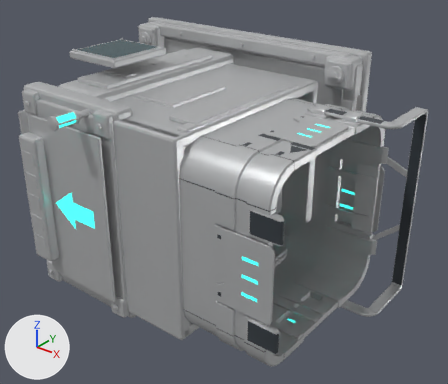
A saved change to the OBJ model assets/models/SM_TeleporterItemInput.obj.
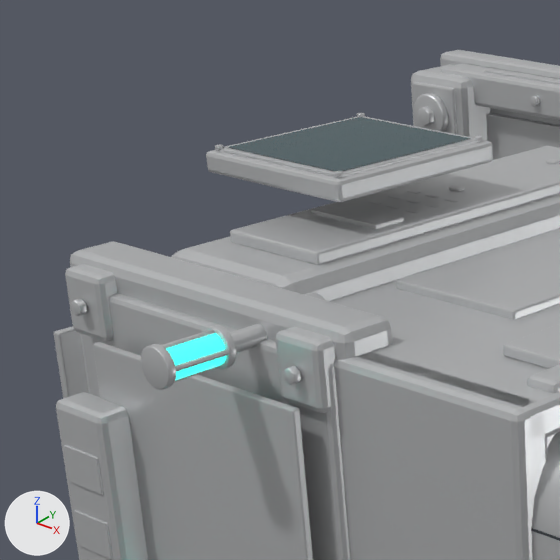
Each version appears first whole from a 50 mm camera at (463.0, -645.0, 301.0) aimed at (63.0, -146.0, -9.0), and next in a close-up on the part from 0% to 42% of the width and 0% to 49% of the height. Lighting does not change. The marker at lower left points along +X, +Y and +Z. The last two pictures show the newer version. Where no turn or scale is listed for an object, it has been applied to the vertices.

The first close-up shows 'SM_TeleporterItemInput'.
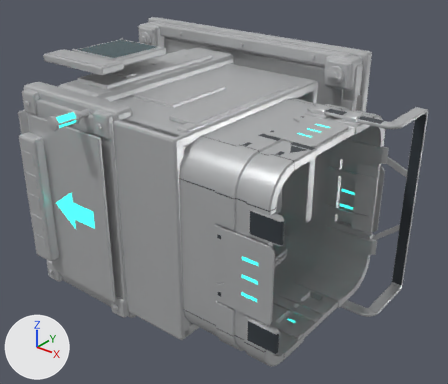
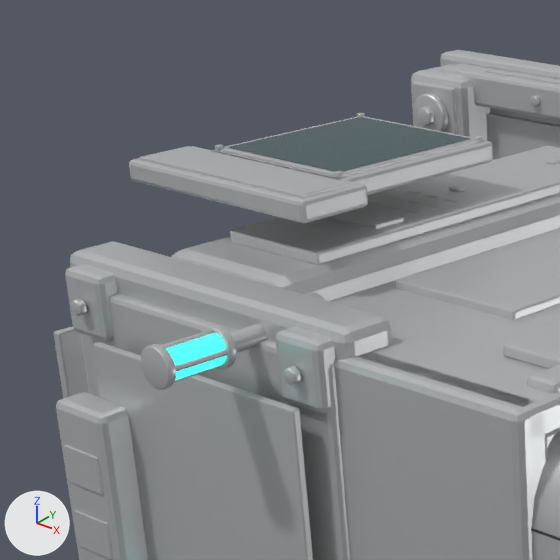
Changed parts and their boxes [x1, y1, x2, y2] in the close-ups (560 x 560 px):
part 1 of me_sm_teleporteriteminput, added
    after: [129, 146, 368, 223]
part 2 of me_sm_teleporteriteminput, added
    after: [140, 146, 350, 198]

What the commit changed:
me_sm_teleporteriteminput is used by ob_sm_teleporteriteminput; location (0.0, 0.0, 0.0).
me_sm_teleporteriteminput had 12928 vertices, 24468 faces, 13 loose edges and spanned x -180.0..253.0, y -323.0..0.0, z -146.0..146.0.
me_sm_teleporteriteminput now has 13044 vertices, 24686 faces, 13 loose edges and spans x -180.0..253.0, y -323.0..0.0, z -146.0..146.0.
me_sm_teleporteriteminput part 1: the loose piece of 56 vertices spanning x -91.0..-19.0, y -223.0..-145.0, z 136.0..144.0 is copied, and the copy is scaled about its middle by (1.31, 0.37, 1), then moved by (0.0, -50.0, 0.0); it spans x -102.0..-8.0, y -249.0..-219.0, z 136.0..144.0.
me_sm_teleporteriteminput part 2: the loose piece of 56 vertices spanning x -88.0..-22.0, y -219.0..-148.0, z 143.0..145.0 is copied, and the copy is scaled about its middle by (1.34, 0.307, 0.7), then moved by (0.0, -51.0, 0.0); it spans x -98.0..-12.0, y -246.0..-224.0, z 144.0..145.0.
Other edits to the shape of me_sm_teleporteriteminput do not show in these pictures.
